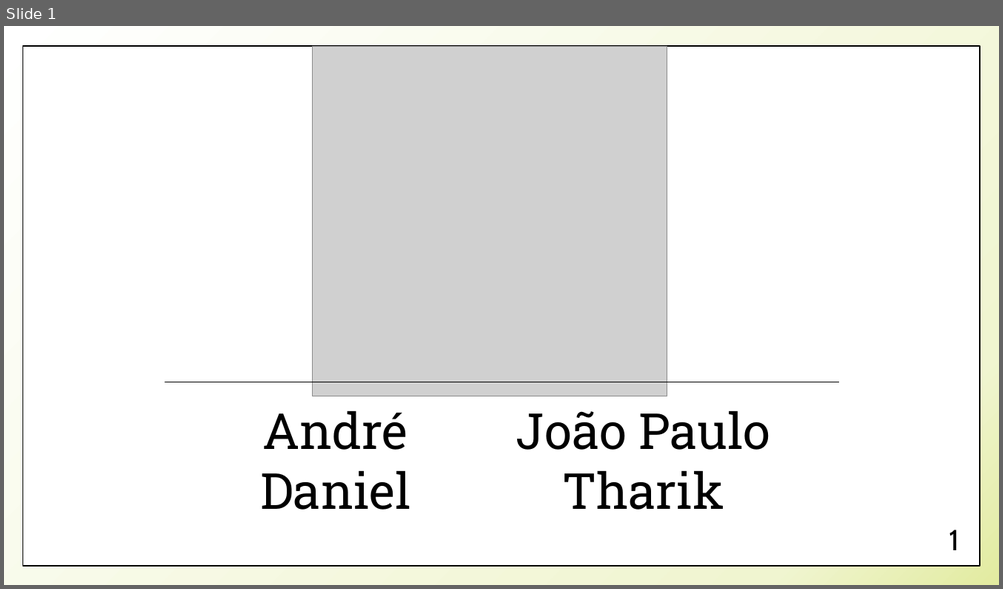
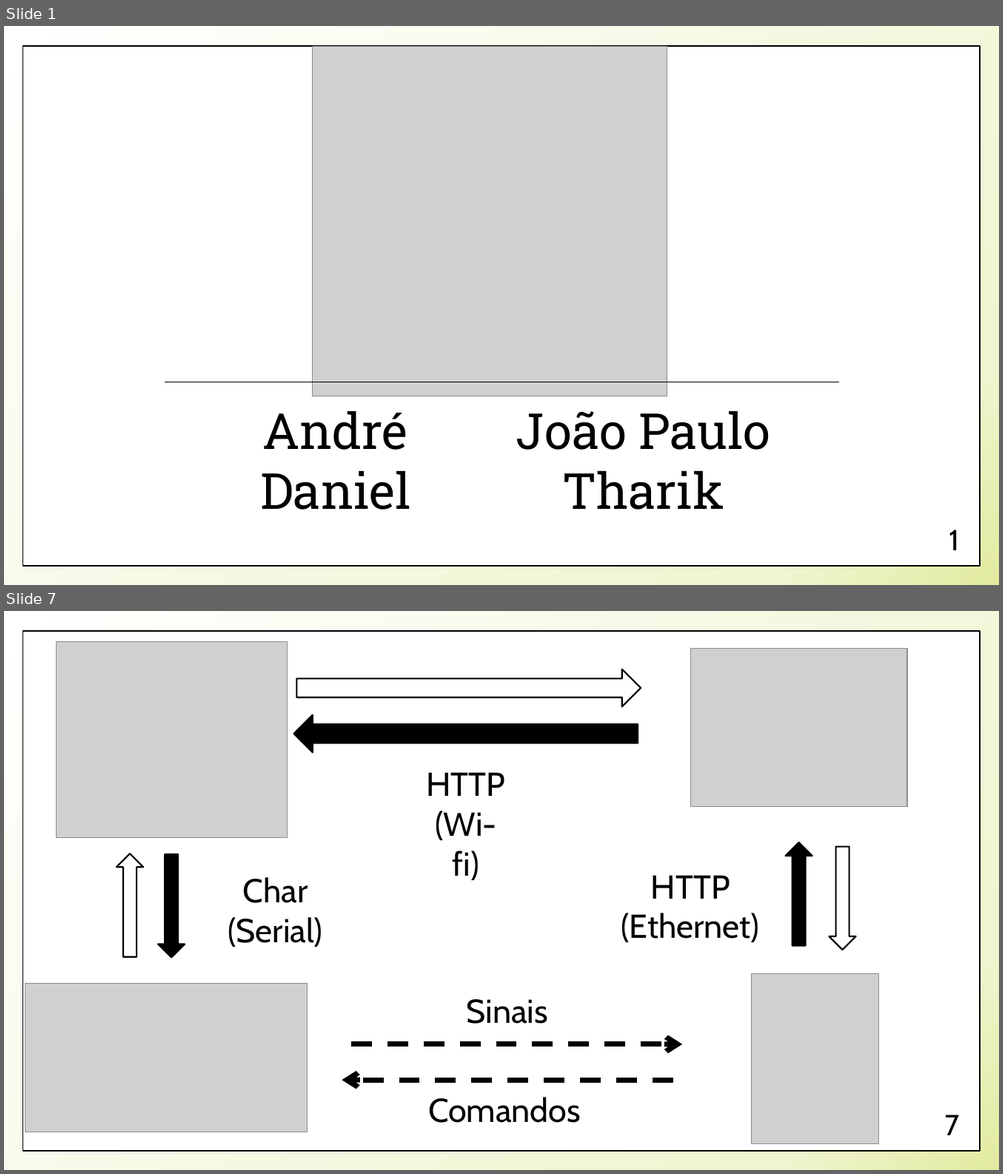
Before and after one commit to joaopcbertoldo/Mk.WebCoffeeMachine, a slide deck: Docs/apresentacao4-internet.pptx. Shown one above the other, each under a label of ours: slide 1 before the commit, slides 1 and 7 after it; the slides between them are not shown. The pictures are 1003x589 and 1003x1174 pixels, drawn with LibreOffice and Linux fonts; fonts in the diff are those of the drawing; grey boxes stand for pictures. Boxes give left, top, right and bottom in pixels: in the first picture for what was removed or moved away, otherwise in the second. Text is boxed around its words. In the diff, an @@ line names an element or a change of style, - is before the commit and + after.

```diff
--- a/Docs/apresentacao4-internet.pptx
+++ b/Docs/apresentacao4-internet.pptx
@@ slide 7 added at box(4, 611, 999, 1170), background gradient #FFFFFF to #F0F5D0 to #E2EBA0; not listed: 1 template element that a slide beside it also shows @@
@@ picture added at box(57, 641, 287, 838) @@
@@ picture added at box(691, 648, 907, 806) @@
@@ up arrow added at box(297, 669, 641, 707), fill #FFFFFF, outline #000000 1.5 pt @@
@@ up arrow added at box(294, 715, 638, 752), fill #000000, outline #000000 1.5 pt @@
@@ text added at box(426, 772, 505, 880), 32 pt, text #000000 @@
+HTTP
+(Wi-fi)
@@ up arrow added at box(116, 854, 144, 957), fill #FFFFFF, outline #000000 1.5 pt @@
@@ up arrow added at box(158, 854, 185, 957), fill #000000, outline #000000 1.5 pt @@
@@ up arrow added at box(785, 843, 812, 945), fill #000000, outline #000000 1.5 pt @@
@@ up arrow added at box(829, 847, 856, 950), fill #FFFFFF, outline #000000 1.5 pt @@
@@ text added at box(621, 875, 760, 943), 32 pt, text #000000 @@
+HTTP
+(Ethernet)
@@ text added at box(228, 877, 323, 947), 32 pt, text #000000 @@
+Char
+(Serial)
@@ picture added at box(25, 983, 307, 1132) @@
@@ picture added at box(751, 974, 879, 1144) @@
@@ text added at box(466, 999, 548, 1024), 32 pt, text #000000 @@
+Sinais
@@ arrow added from (351, 1045) to (683, 1045), #000000 5 pt dashed @@
@@ arrow added from (673, 1080) to (342, 1080), #000000 5 pt dashed @@
@@ text added at box(428, 1097, 580, 1123), 32 pt, text #000000 @@
+Comandos
@@ page number added at box(945, 1115, 959, 1136), 28 pt, text #000000 @@
+7
```
Also in this commit, not shown: 2 slides changed, 5 other slides added, 1 slide removed, 9 other files.
